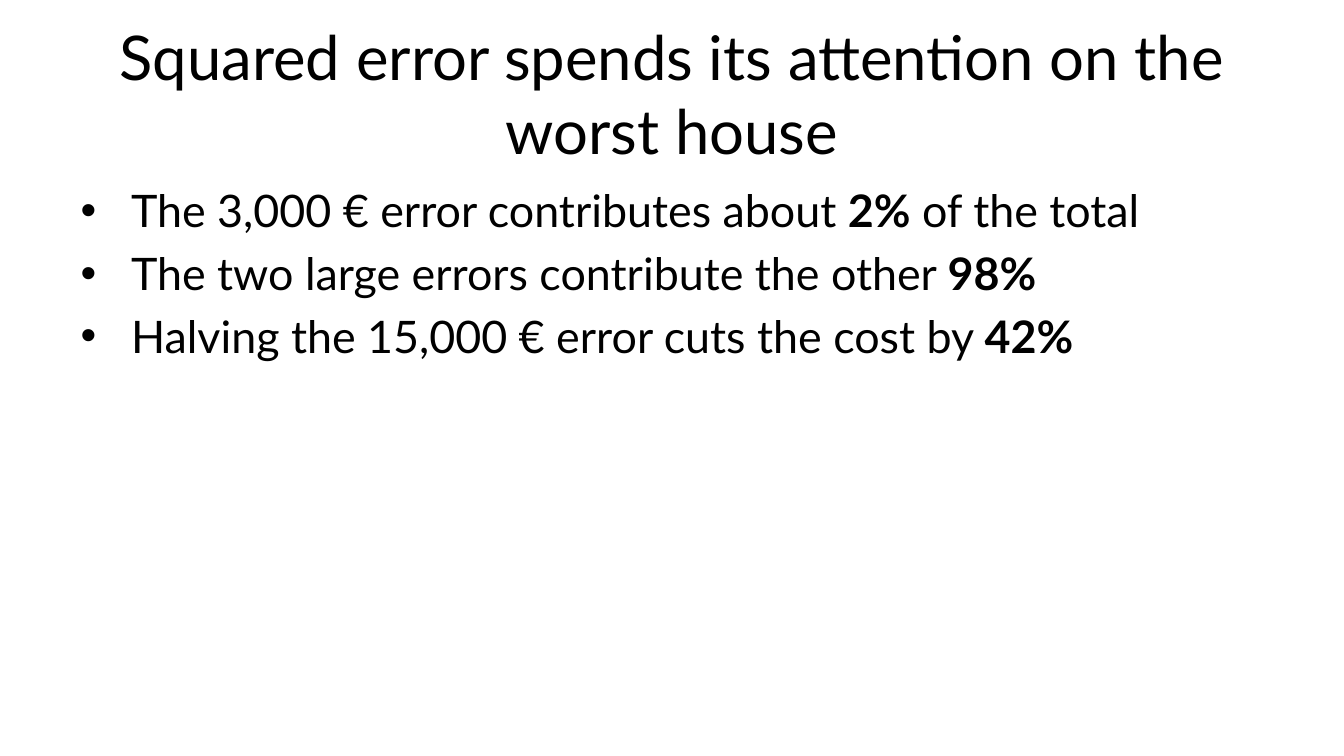
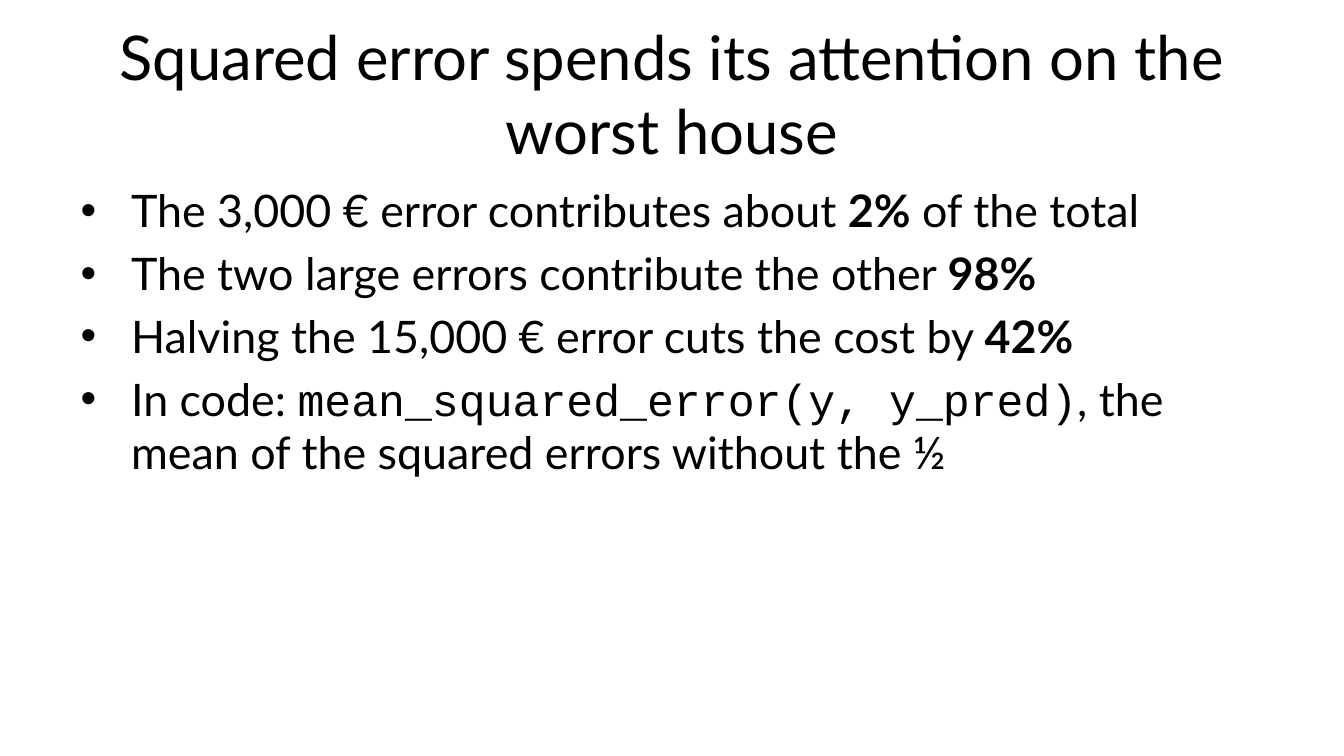
Before and after one commit to fabioantonini/technologies-for-artificial-intelligence, a slide deck: slide 11 of Lessons/03_regression/Slides/regression_slides.pptx. Drawn at 1344x756 pixels with LibreOffice and Linux fonts; fonts in the diff are those of the drawing; background and template pictures are left out. Boxes give left, top, right and bottom in pixels: in the first picture for what was removed or moved away, otherwise in the second. Text is boxed around its words. In the diff, an @@ line names an element or a change of style, - is before the commit and + after.

```diff
--- a/Lessons/03_regression/Slides/regression_slides.pptx
+++ b/Lessons/03_regression/Slides/regression_slides.pptx
@@ text at box(131, 383, 1164, 477): paragraph added @@
+• In code: mean_squared_error(y, y_pred), the mean of the squared errors without the ½
```
Also in this commit, not shown: 8 other slides changed, 3 other files.
